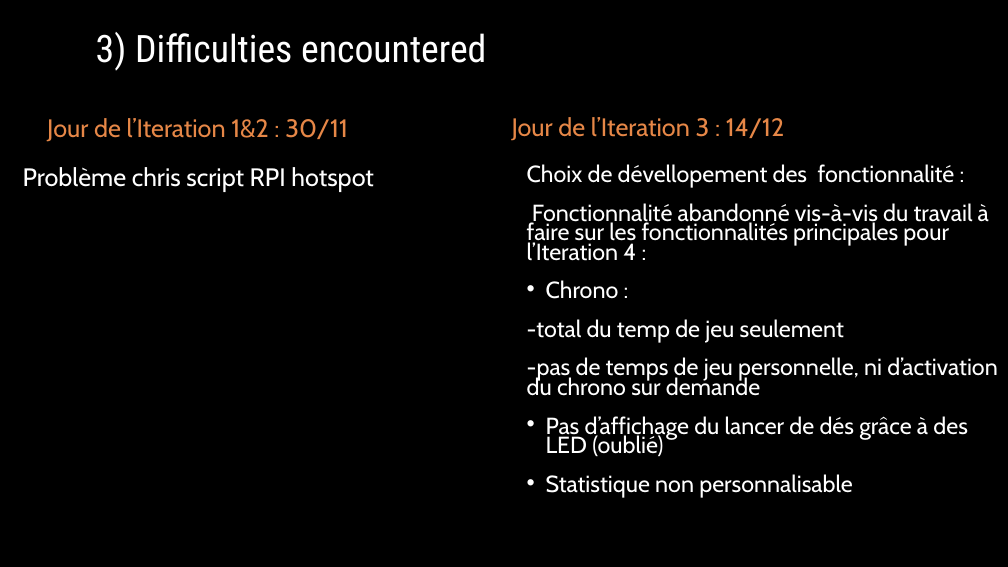
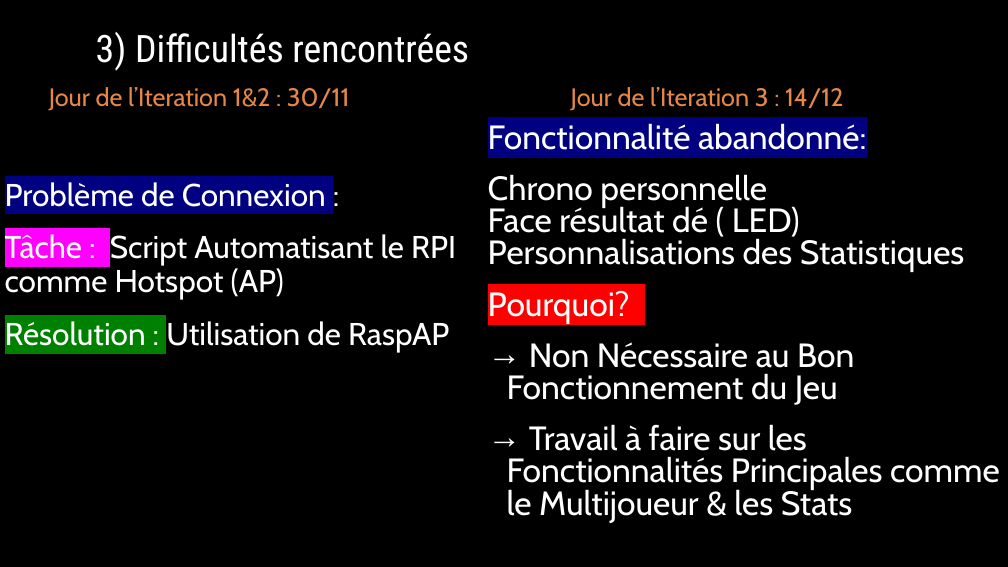
Before and after one commit to CCB-ISENP16/RollTheDice, a slide deck: slide 7 of docs/presentation_sex.pptx. Drawn at 1008x567 pixels with LibreOffice and Linux fonts; fonts in the diff are those of the drawing; background and template pictures are left out. Boxes give left, top, right and bottom in pixels: in the first picture for what was removed or moved away, otherwise in the second. Text is boxed around its words. In the diff, an @@ line names an element or a change of style, - is before the commit and + after.

```diff
--- a/docs/presentation_sex.pptx
+++ b/docs/presentation_sex.pptx
@@ title at (96,32,469,71): text changed @@
-3) Difficulties encountered
+3) Difficultés rencontrées
@@ text "Jour de l’Iteration 1&2 : ...": place and size @@
-text "Jour de l’Iteration 1&2 : ..." at (47,118,348,142)
+text "Jour de l’Iteration 1&2 : ..." at (49,87,350,111)
@@ text "Jour de l’Iteration 3 : ...": place and size @@
-text "Jour de l’Iteration 3 : ..." at (512,117,785,141)
+text "Jour de l’Iteration 3 : ..." at (571,87,844,111)
@@ text at (488,123,1000,523): text changed; size 22.2 to 32 pt @@
-Choix de dévellopement des fonctionnalité :
-Fonctionnalité abandonné vis-à-vis du travail à faire sur les fonctionnalités principales pour l’Iteration 4 :
-• Chrono :
--total du temp de jeu seulement
--pas de temps de jeu personnelle, ni d’activation du chrono sur demande
-• Pas d’affichage du lancer de dés grâce à des LED (oublié)
-• Statistique non personnalisable
+Fonctionnalité abandonné:
+Chrono personnelle
+Face résultat dé ( LED)
+Personnalisations des Statistiques
+Pourquoi?
+→ Non Nécessaire au Bon Fonctionnement du Jeu
+→ Travail à faire sur les Fonctionnalités Principales comme le Multijoueur & les Stats
@@ text at (5,234,456,352): text changed; size 24 to 30 pt @@
-Problème chris script RPI hotspot
+Problème de Connexion :
+Tâche : Script Automatisant le RPI comme Hotspot (AP)
+Résolution : Utilisation de RaspAP
```
Also in this commit, not shown: 7 other slides changed, 1 slide added, 1 slide removed.
